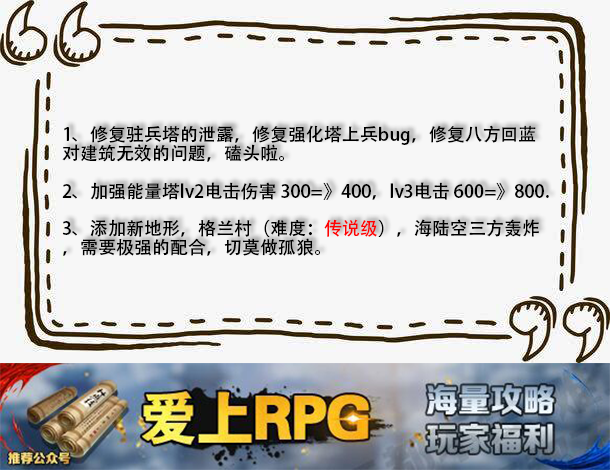
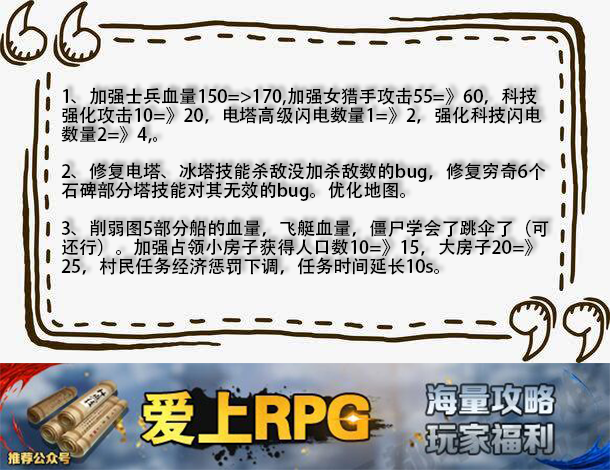
Layers edited between the first and the second 610 × 470 image:
renamed "1、修复驻兵塔的泄露，修复强化塔上兵bug，修复八方回蓝 对建筑无效的问题，磕头啦。 2、加强能量塔lv2电击伤害 300" to "1、加强士兵血量150=>170,加强女猎手攻击55=》60，科技 强化攻击10=》20，电塔高级闪电数量1=》2，强化科技闪", painted on it over 61, 87, 549, 275
